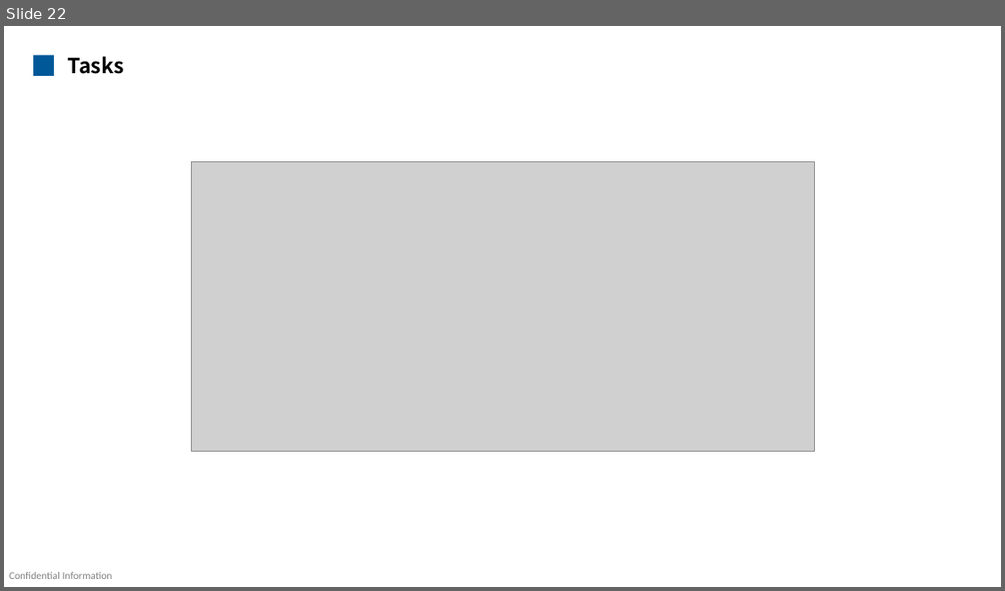
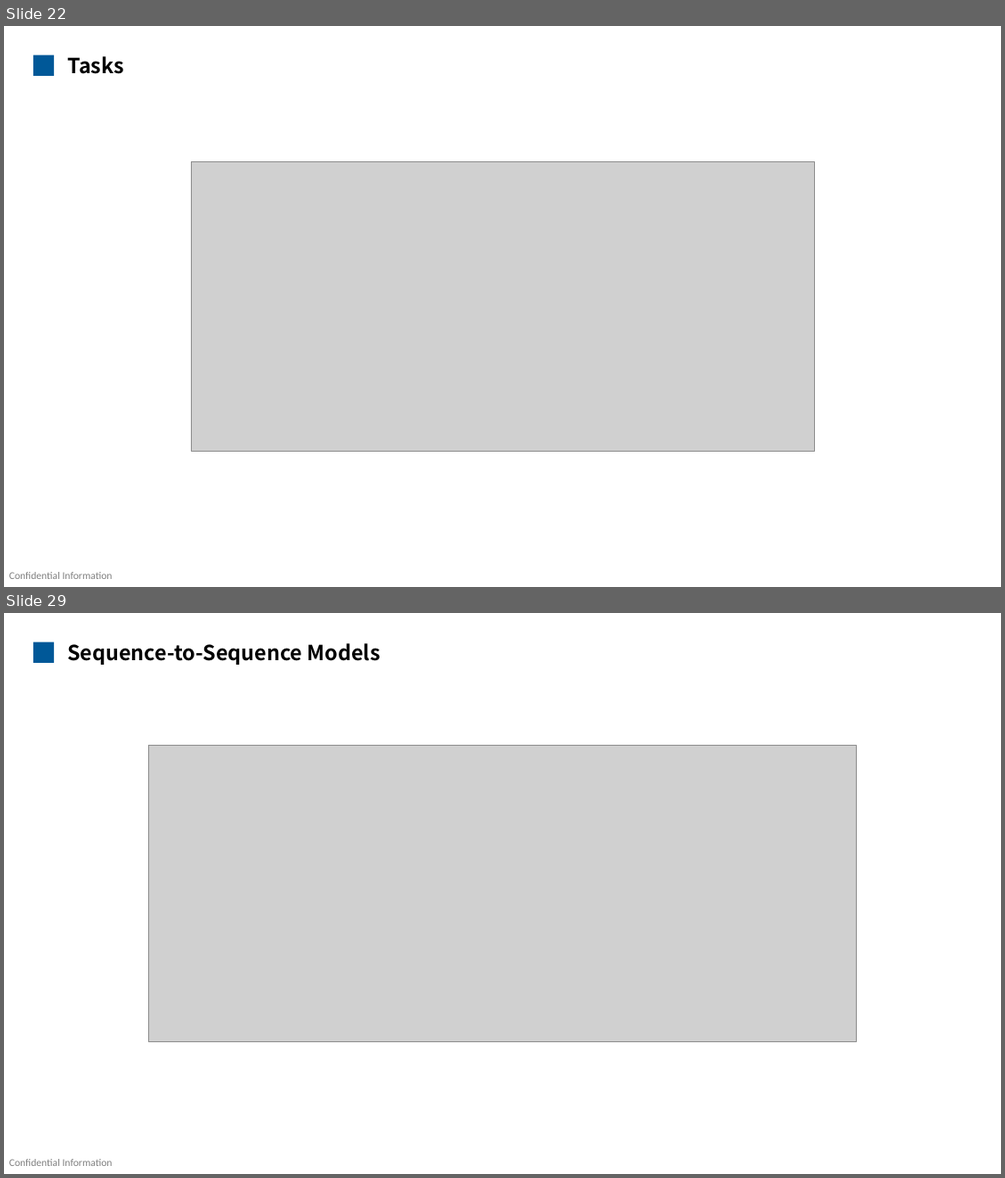
Before and after one commit to mengqinxue/KBase, a slide deck: 01_Data_Scientist/LLM/1-Basics.pptx. Shown one above the other, each under a label of ours: slide 22 before the commit, slides 22 and 29 after it; the slides between them are not shown. The pictures are 1005x591 and 1005x1178 pixels, drawn with LibreOffice and Linux fonts; fonts in the diff are those of the drawing; grey boxes stand for pictures. Boxes give left, top, right and bottom in pixels: in the first picture for what was removed or moved away, otherwise in the second. Text is boxed around its words. In the diff, an @@ line names an element or a change of style, - is before the commit and + after.

```diff
--- a/01_Data_Scientist/LLM/1-Basics.pptx
+++ b/01_Data_Scientist/LLM/1-Basics.pptx
@@ slide 29 added at [4,613,1001,1174], background #FFFFFF; not listed: 1 template element that a slide beside it also shows @@
@@ rectangle added at [33,642,54,663], fill #005898 @@
@@ text added at [67,643,380,665], 20 pt, text #000000, bold @@
+Sequence-to-Sequence Models
@@ picture added at [149,746,857,1041] @@
```
Also in this commit, not shown: 47 other slides added.
